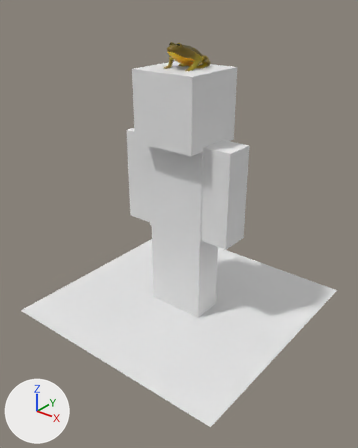
The Blender file VTuber.blend as it was, and as the next commit left it.
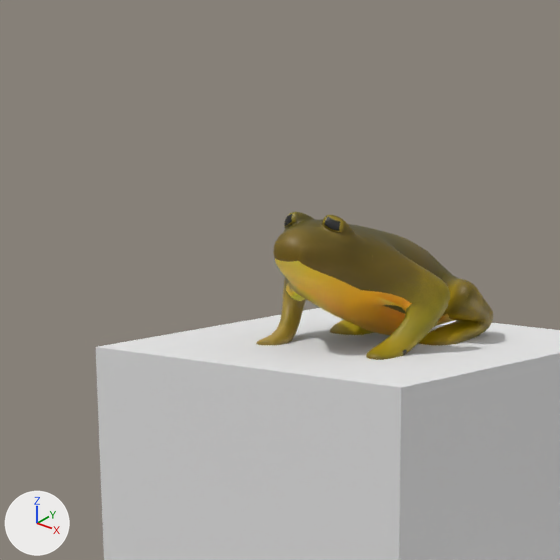
Each version appears first whole from a camera (50 mm lens) standing at (2.26, -2.9, 2.53) and looking at (0.06, -0.15, 0.82), and next in a close-up on the part from 32% to 62% of the width and 0% to 25% of the height. The lights are fixed; the arrows at lower left show +X, +Y and +Z. The older version's two pictures come first.

Script lines for the objects in view, before the commit:
```python
me_cube_003 = bpy.data.meshes.new('Cube.003')
me_cube_003.from_pydata(...)  # 152 vertices, 150 faces; spans x -0.0376..0.0319, y -0.0347..0.0322, z -0.0018..0.035
me_cube_003.polygons.foreach_set('use_smooth', [True] * 150)
me_cube_003.materials.append(mat_wl_frog)
me_cube_021 = bpy.data.meshes.new('Cube.021')
me_cube_021.from_pydata(...)  # 386 vertices, 384 faces; spans x -1.06..1.06, y -1.06..1.06, z -1.06..1.06
me_cube_021.materials.append(mat_skin)  # its picture is missing
ob_cube_001 = bpy.data.objects.new('Cube.001', me_cube_003)
ob_cube_001.location = (0.0, 0.0, 1.984)
ob_cube_001.rotation_euler = (0.0, 0.0, -2.246)  # degrees (0, 0, -129)
ob_cube_001.scale = (5.58, 5.58, 5.58)
_m = ob_cube_001.modifiers.new('Subdivision', 'SUBSURF')
_m.levels = 3
_m.render_levels = 1
ob_head_layer = bpy.data.objects.new('head layer', me_cube_021)
ob_head_layer.location = (0.0, 0.0, 1.72)
ob_head_layer.scale = (0.254, 0.254, 0.254)
```
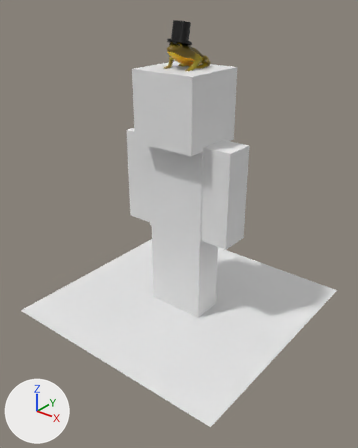
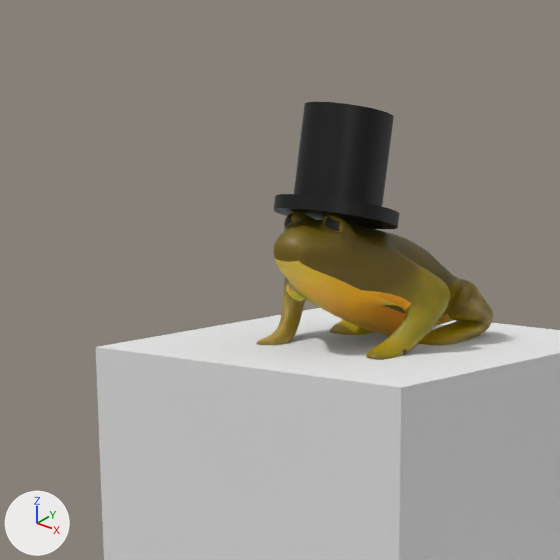
What differs and where, as boxes [x1, y1, x2, y2] in the close-ups (560 x 560 px):
'Cube.001', reshaped (74% taller)
    before: [256, 212, 493, 360]
    after: [256, 102, 493, 360]
part 1 of me_cube_003, added (black)
    after: [294, 102, 394, 207]
part 2 of me_cube_003, added (black)
    after: [274, 194, 399, 229]

Diff of the bpy script that builds the scene:
```diff
--- a/VTuber.blend.py
+++ b/VTuber.blend.py
@@ mat_material @@
+mat_material = principled_material('Material')
+mat_material.base_color = (0.0, 0.0, 0.0)  # black #000000
+mat_material.metallic = 0.111
+mat_material.roughness = 0.444
@@ me_cube_003 @@
 # used by ob_cube_001; location = (0.0, 0.0, 1.984); rotation_euler = (0.0, 0.0, -2.246), in degrees (0, 0, -129); scale = (5.58, 5.58, 5.58)
-me_cube_003.from_pydata(...)  # 152 vertices, 150 faces; spans x -0.0376..0.0319, y -0.0347..0.0322, z -0.0018..0.035
+me_cube_003.from_pydata(...)  # 280 vertices, 218 faces; spans x -0.0376..0.0319, y -0.0347..0.0322, z -0.0018..0.0578
+# me_cube_003 part 1: a new loose piece of 64 vertices spanning x -0.0058..0.0195, y -0.0077..0.0174, z 0.0314..0.0578, in mat_material (black #000000)
+# me_cube_003 part 2: a new loose piece of 64 vertices spanning x -0.0065..0.0244, y -0.0086..0.0222, z 0.0274..0.0377, in mat_material (black #000000)
 me_cube_003.materials.append(mat_wl_frog)
+me_cube_003.materials.append(mat_material)  # black #000000
```
